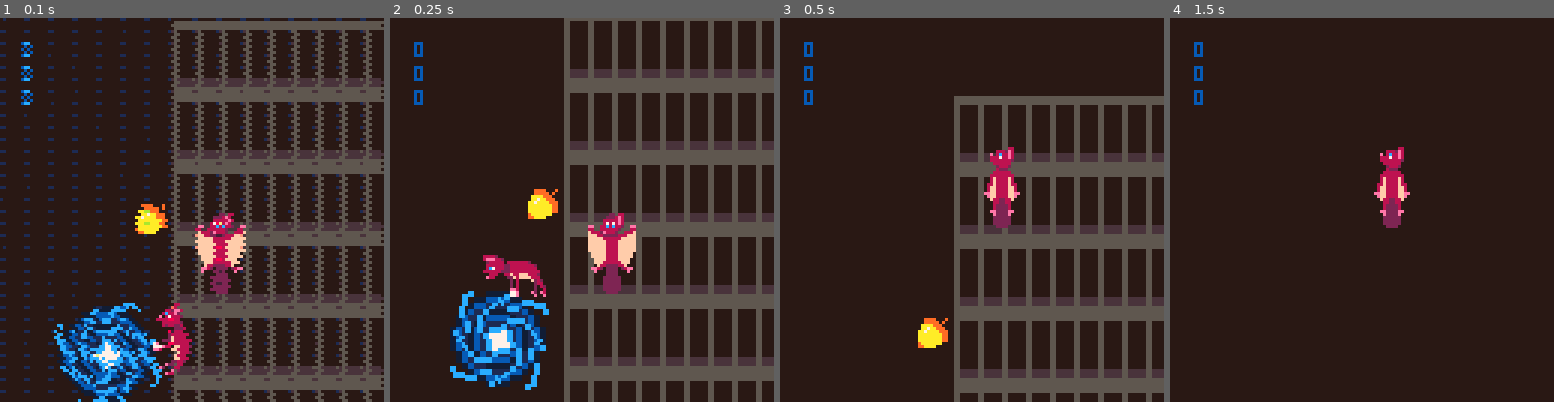
Above: before the commit, frames 1-4 (left to right).
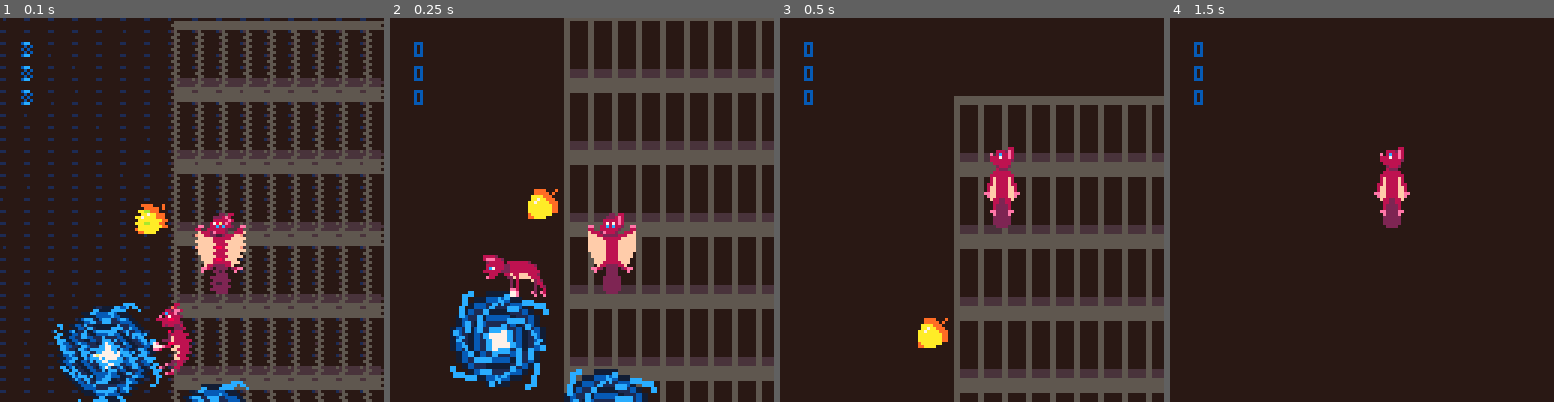
Above: after the commit, the same moments.

Repository: acmcpheron02/quantanamo
Game: PICO-8 cartridge quantanamo.p8
The game is run twice, just before and just after one commit, with the same random seed, the same clock (stepped at 60 frames per second) and the same inputs.
Inputs:
- Up to frame 1 (0.1 s): no input
- Up to frame 2 (0.25 s): no input
- Up to frame 3 (0.5 s): tap X (X key) at 0.33 s
- Up to frame 4 (1.5 s): tap X (X key) at 1.07 s

The runs differ from the first frame. In frame 1, 0.6% of the frame differs, in the area x 47-65%, y 94-100%; in frame 2, 1.6%, in the area x 45-70%, y 91-100%; in frame 3, nothing differs; in frame 4, nothing differs.

Commit message:
removed some old files, created make_well

Diff:
--- a/actors.p8
+++ b/actors.p8
@@ -1,3 +1,18 @@
 pico-8 cartridge // http://www.pico-8.com
 version 39
 __lua__
+
+wells = {}
+
+function make_well(x,y)
+    local w = {}
+    w.x = x
+    w.y = y
+
+    function draw_well()
+        sspr(24, 0, 16, 16, w.x, w.y, 32, 32) --64, 94
+        pd_rotate(w.x+16, w.y+16, rot, 1, 1, 3, false, 2) --80, 110
+    end
+
+    add(wells, w)
+end
--- a/controller.p8
+++ /dev/null
@@ -1,33 +0,0 @@
-pico-8 cartridge // http://www.pico-8.com
-version 39
-__lua__
-
-function direction_control()
-	local dx = 0
-	if(btn(0)) then dx = -1 end
-	if(btn(1)) then dx = 1 end
-	return dx
-end
-
-x_btn = {
-	update=function(self)
-			--start with assumption
-			--that not a new press.
-			self.is_pressed=false
-			if btn(5) then
-					if not self.is_down then
-							self.is_pressed=true
-					end
-					self.is_down=true
-					self.ticks_down+=1
-			else
-					self.is_down=false
-					self.is_pressed=false
-					self.ticks_down=0
-			end
-	end,
-	--state
-	is_pressed=false,--pressed this frame
-	is_down=false,--currently down
-	ticks_down=0,--how long down
-}
--- a/quantanamo.p8
+++ b/quantanamo.p8
@@ -12,6 +12,7 @@
 function _init()
   make_player(110, 60)
   make_camera(44,-44)
+  make_well(100, 120)
   rot=27/360
 end
 
@@ -28,16 +29,148 @@
 	cam.draw_camera()
 	map( 3, 0, cam.x/3, cam.y/3, 1024, 512)
 
+	foreach(wells, draw_well)
+
 	sspr(24, 0, 16, 16, 64, 94, 32, 32)
 	pd_rotate(80, 110, rot, 1, 1, 3, false, 2)
 
+
 	sspr(0, 16, 10, 10, 90, 60)
-
 
 	pd_rotate(80, 110, rot, 2.5, 10, 10, false, 1)
 
 	player.draw()
 end
+…(130 lines of a section not shown)…
 
 
 
Not shown, changed: 130 lines of the sprite sheet (__gfx__) section of quantanamo.p8
Not shown, changed: the thumbnail (__label__) section of quantanamo.p8
